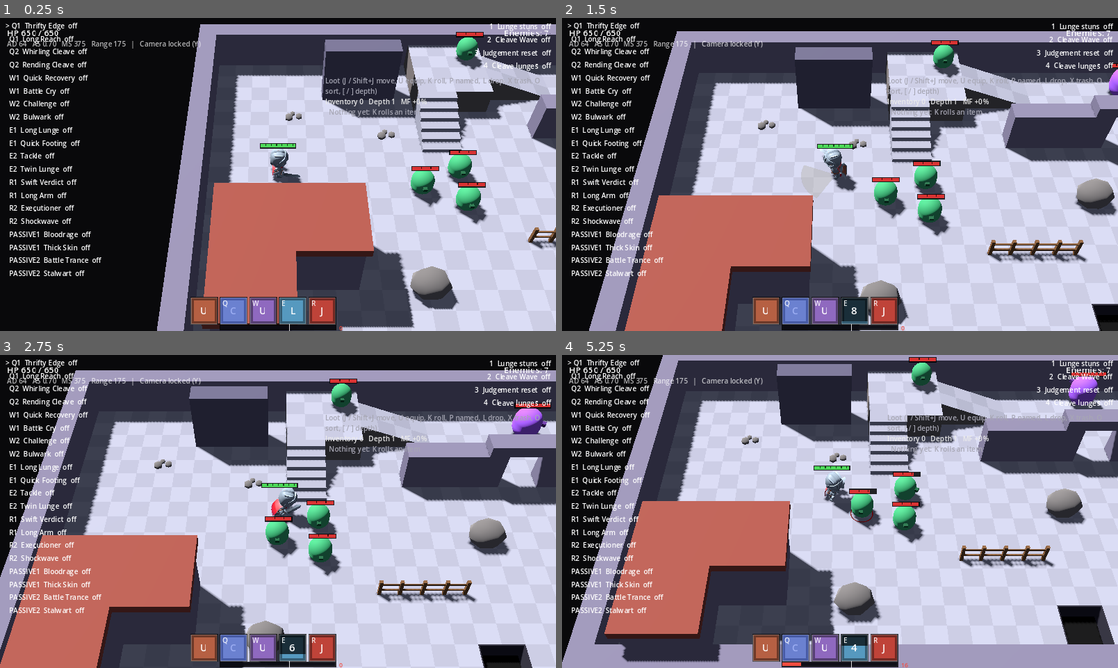
Above: before the commit, frames 1-4 (two rows, left to right).
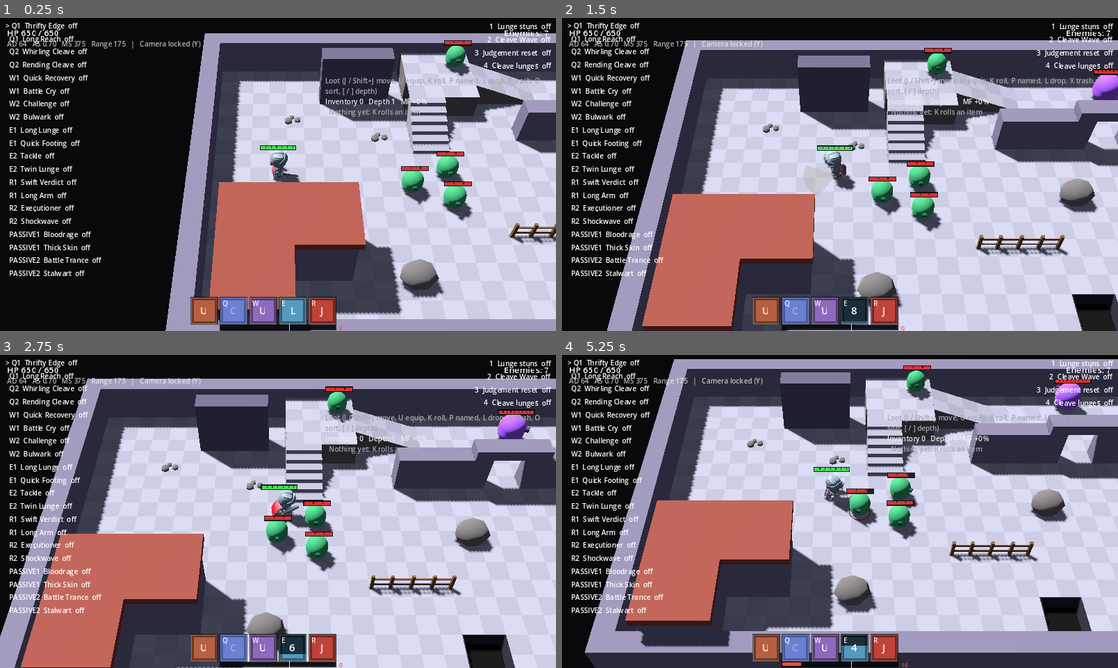
Above: after the commit, the same moments.

Repository: RyanAndrewsJR/uhgame
Game: Godot game, scene res://scenes/sandbox_main_layout.tscn
Two runs of this game, one before a commit and one after it. Both use one fixed random seed, a clock stepped at 60 frames per second and the inputs below. This scene is started directly instead of the project's main scene.
Inputs (mouse positions are in pixels of both pictures, inside the frame that each line leads up to):
- Up to frame 1 (0.25 s): no input
- Up to frame 2 (1.5 s): tap Enter at 0.5 s; move the mouse to (962, 158) at 0.52 s; hold D (move_right) 0.53-1.25 s; tap E (ability_e) at 0.6 s; click (962, 158) at 0.67 s; drag from (728, 190) to (878, 302) at 1.27 s
- Up to frame 3 (2.75 s): move the mouse to (333, 442) at 2.02 s; hold D (move_right) from 2.03 s (still down); tap R (ability_r) at 2.1 s
- Up to frame 4 (5.25 s): release D (move_right) at 2.75 s; drag from (812, 574) to (940, 611) at 2.77 s; move the mouse to (1006, 558) at 3.52 s; hold A (move_left) 3.53-4.25 s; click (1006, 558) at 3.6 s; drag from (673, 464) to (940, 664) at 4.27 s; move the mouse to (867, 511) at 5.02 s; hold S (move_down) from 5.03 s (still down); tap Down (camera_down) at 5.1 s; click (867, 511) at 5.17 s

The runs differ from the first frame. In frame 1, 19% of the frame differs, in the area x 28-100%, y 2-100%; in frame 2, 23%; in frame 3, 24%; in frame 4, 29%, in the area x 0-100%, y 0-100%.

Commit message:
small camera changes (tested enemy AI and drops)

Diff:
--- a/game/data/abilities/knight_e_lunge.tres
+++ b/game/data/abilities/knight_e_lunge.tres
@@ -1,5 +1,6 @@
 [gd_resource type="Resource" format=3 uid="uid://cyup43vj2m6v1"]
 
+[ext_resource type="Script" uid="uid://dqnryfnfjqenh" path="res://scripts/data/ai_use.gd" id="1_1qhhu"]
 [ext_resource type="Script" uid="uid://rmkkourgx2vm" path="res://scripts/data/condition.gd" id="1_iftfj"]
 [ext_resource type="Script" uid="uid://bu056xl0usviw" path="res://scripts/abilities/knight/lunge.gd" id="1_script"]
 [ext_resource type="Curve" path="res://data/curves/curve_dash.tres" id="2_curve"]
--- a/game/data/abilities/knight_e_lunge_return.tres
+++ b/game/data/abilities/knight_e_lunge_return.tres
@@ -1,5 +1,6 @@
-[gd_resource type="Resource" format=3]
+[gd_resource type="Resource" format=3 uid="uid://beumi405351ke"]
 
+[ext_resource type="Script" uid="uid://dqnryfnfjqenh" path="res://scripts/data/ai_use.gd" id="1_1fs43"]
 [ext_resource type="Script" uid="uid://rmkkourgx2vm" path="res://scripts/data/condition.gd" id="1_iftfj"]
 [ext_resource type="Script" uid="uid://bu056xl0usviw" path="res://scripts/abilities/knight/lunge.gd" id="1_script"]
 [ext_resource type="Curve" path="res://data/curves/curve_dash.tres" id="2_curve"]
--- a/game/data/abilities/knight_q_cleave.tres
+++ b/game/data/abilities/knight_q_cleave.tres
@@ -1,5 +1,6 @@
 [gd_resource type="Resource" format=3 uid="uid://b1uvvfn1s1dgo"]
 
+[ext_resource type="Script" uid="uid://dqnryfnfjqenh" path="res://scripts/data/ai_use.gd" id="1_sb0d3"]
 [ext_resource type="Script" uid="uid://8q2dq57tp2r8" path="res://scripts/abilities/knight/cleave.gd" id="1_script"]
 [ext_resource type="Script" uid="uid://b03uhk6wyab30" path="res://scripts/data/status_effect.gd" id="7_bwwd4"]
 [ext_resource type="Script" uid="uid://i3gtfaj3p111" path="res://scripts/data/damage_scaling.gd" id="8_sb0d3"]
--- a/game/data/abilities/knight_q_cleave_wave.tres
+++ b/game/data/abilities/knight_q_cleave_wave.tres
@@ -1,5 +1,6 @@
 [gd_resource type="Resource" format=3 uid="uid://b46uglcydylt1"]
 
+[ext_resource type="Script" uid="uid://dqnryfnfjqenh" path="res://scripts/data/ai_use.gd" id="1_3g44i"]
 [ext_resource type="Script" uid="uid://bb2qyelou27yv" path="res://scripts/abilities/knight/cleave_wave.gd" id="1_script"]
 [ext_resource type="Script" uid="uid://b03uhk6wyab30" path="res://scripts/data/status_effect.gd" id="7_nsmss"]
 [ext_resource type="Script" uid="uid://i3gtfaj3p111" path="res://scripts/data/damage_scaling.gd" id="8_3g44i"]
--- a/game/data/abilities/knight_r_judgement.tres
+++ b/game/data/abilities/knight_r_judgement.tres
@@ -1,5 +1,6 @@
 [gd_resource type="Resource" format=3 uid="uid://dlwftnjvwcsk0"]
 
+[ext_resource type="Script" uid="uid://dqnryfnfjqenh" path="res://scripts/data/ai_use.gd" id="1_rwmyx"]
 [ext_resource type="Script" uid="uid://bak88ay0ax4ie" path="res://scripts/abilities/knight/judgement.gd" id="1_script"]
 [ext_resource type="Script" uid="uid://i3gtfaj3p111" path="res://scripts/data/damage_scaling.gd" id="2_scaling"]
 [ext_resource type="Script" uid="uid://cmf5kh8knu8l7" path="res://scripts/data/charge_scaling.gd" id="3_ln7e1"]
--- a/game/data/abilities/knight_r_judgement_leap.tres
+++ b/game/data/abilities/knight_r_judgement_leap.tres
@@ -1,6 +1,7 @@
-[gd_resource type="Resource" format=3]
+[gd_resource type="Resource" format=3 uid="uid://bubwr6orcxir7"]
 
-[ext_resource type="Script" path="res://scripts/abilities/knight/judgement_leap.gd" id="1_script"]
+[ext_resource type="Script" uid="uid://dqnryfnfjqenh" path="res://scripts/data/ai_use.gd" id="1_5unea"]
+[ext_resource type="Script" uid="uid://n4tucstmb8om" path="res://scripts/abilities/knight/judgement_leap.gd" id="1_script"]
 [ext_resource type="Script" uid="uid://i3gtfaj3p111" path="res://scripts/data/damage_scaling.gd" id="2_scaling"]
 [ext_resource type="Script" uid="uid://cmf5kh8knu8l7" path="res://scripts/data/charge_scaling.gd" id="3_ln7e1"]
 [ext_resource type="Script" uid="uid://b03uhk6wyab30" path="res://scripts/data/status_effect.gd" id="6_rwmyx"]
--- a/game/data/audio_mixes/audio_mix_default.tres
+++ b/game/data/audio_mixes/audio_mix_default.tres
@@ -1,18 +1,8 @@
-[gd_resource type="Resource" script_class="AudioMix" format=3]
+[gd_resource type="Resource" script_class="AudioMix" format=3 uid="uid://ma65vnprc5np"]
 
-[ext_resource type="Script" path="res://scripts/data/audio_mix.gd" id="1_mix"]
+[ext_resource type="Script" uid="uid://va2ly86ggf5b" path="res://scripts/data/audio_mix.gd" id="1_mix"]
 [ext_resource type="Resource" path="res://data/sounds/sound_death_pack_burst.tres" id="2_burst"]
 
 [resource]
 script = ExtResource("1_mix")
-voice_cap = 32
-pause_music_duck_db = -6.0
-pause_low_pass = true
-pause_low_pass_hz = 1200.0
-duck_fade_time = 0.15
 pack_burst_sound = ExtResource("2_burst")
-pack_burst_count = 3
-pack_burst_window = 0.1
-log_size = 256
-debug_lines = 10
-debug_line_time = 3.0
--- a/game/data/augments/augment_sigil_bloodrush.tres
+++ b/game/data/augments/augment_sigil_bloodrush.tres
@@ -1,10 +1,11 @@
-[gd_resource type="Resource" script_class="AbilityAugment" format=3]
+[gd_resource type="Resource" script_class="AbilityAugment" format=3 uid="uid://4if5jnlaq6gi"]
 
-[ext_resource type="Script" path="res://scripts/data/ability_augment.gd" id="1_augment"]
-[ext_resource type="Script" path="res://scripts/data/reaction_rule.gd" id="2_rule"]
-[ext_resource type="Script" path="res://scripts/data/apply_status_gameplay_effect.gd" id="3_status"]
-[ext_resource type="Script" path="res://scripts/data/gameplay_effect.gd" id="4_effect"]
-[ext_resource type="Resource" path="res://data/statuses/status_bloodrush.tres" id="5_bloodrush"]
+[ext_resource type="Script" uid="uid://wnhx8l8oou7k" path="res://scripts/data/ability_augment.gd" id="1_augment"]
+[ext_resource type="Script" uid="uid://rmkkourgx2vm" path="res://scripts/data/condition.gd" id="2_h1qrs"]
+[ext_resource type="Script" uid="uid://4jx6fbr85xri" path="res://scripts/data/reaction_rule.gd" id="2_rule"]
+[ext_resource type="Script" uid="uid://dmrsclaw152j6" path="res://scripts/data/apply_status_gameplay_effect.gd" id="3_status"]
+[ext_resource type="Script" uid="uid://bnt28s0u3qkaw" path="res://scripts/data/gameplay_effect.gd" id="4_effect"]
+[ext_resource type="Resource" uid="uid://c4t22u6dkcmrd" path="res://data/statuses/status_bloodrush.tres" id="5_bloodrush"]
 
 [sub_resource type="Resource" id="rush"]
 script = ExtResource("3_status")
--- a/game/data/augments/augment_sigil_expose.tres
+++ b/game/data/augments/augment_sigil_expose.tres
@@ -1,10 +1,11 @@
-[gd_resource type="Resource" script_class="AbilityAugment" format=3]
+[gd_resource type="Resource" script_class="AbilityAugment" format=3 uid="uid://ddwyruqxv1l3u"]
 
-[ext_resource type="Script" path="res://scripts/data/ability_augment.gd" id="1_augment"]
-[ext_resource type="Script" path="res://scripts/data/reaction_rule.gd" id="2_rule"]
-[ext_resource type="Script" path="res://scripts/data/apply_status_gameplay_effect.gd" id="3_status"]
-[ext_resource type="Script" path="res://scripts/data/gameplay_effect.gd" id="4_effect"]
-[ext_resource type="Resource" path="res://data/statuses/status_exposed.tres" id="5_exposed"]
+[ext_resource type="Script" uid="uid://wnhx8l8oou7k" path="res://scripts/data/ability_augment.gd" id="1_augment"]
+[ext_resource type="Script" uid="uid://rmkkourgx2vm" path="res://scripts/data/condition.gd" id="2_5n6x8"]
+[ext_resource type="Script" uid="uid://4jx6fbr85xri" path="res://scripts/data/reaction_rule.gd" id="2_rule"]
+[ext_resource type="Script" uid="uid://dmrsclaw152j6" path="res://scripts/data/apply_status_gameplay_effect.gd" id="3_status"]
+[ext_resource type="Script" uid="uid://bnt28s0u3qkaw" path="res://scripts/data/gameplay_effect.gd" id="4_effect"]
+[ext_resource type="Resource" uid="uid://bv33ssagrnm3o" path="res://data/statuses/status_exposed.tres" id="5_exposed"]
 
 [sub_resource type="Resource" id="expose"]
 script = ExtResource("3_status")
--- a/game/data/augments/augment_sigil_storm_strike.tres
+++ b/game/data/augments/augment_sigil_storm_strike.tres
@@ -1,9 +1,10 @@
-[gd_resource type="Resource" script_class="AbilityAugment" format=3]
+[gd_resource type="Resource" script_class="AbilityAugment" format=3 uid="uid://dp3hbknyqksuh"]
 
-[ext_resource type="Script" path="res://scripts/data/ability_augment.gd" id="1_augment"]
-[ext_resource type="Script" path="res://scripts/data/reaction_rule.gd" id="2_rule"]
-[ext_resource type="Script" path="res://scripts/data/deal_damage_gameplay_effect.gd" id="3_damage"]
-[ext_resource type="Script" path="res://scripts/data/gameplay_effect.gd" id="4_effect"]
+[ext_resource type="Script" uid="uid://wnhx8l8oou7k" path="res://scripts/data/ability_augment.gd" id="1_augment"]
+[ext_resource type="Script" uid="uid://rmkkourgx2vm" path="res://scripts/data/condition.gd" id="2_qxyfe"]
+[ext_resource type="Script" uid="uid://4jx6fbr85xri" path="res://scripts/data/reaction_rule.gd" id="2_rule"]
+[ext_resource type="Script" uid="uid://ih85im21qmcl" path="res://scripts/data/deal_damage_gameplay_effect.gd" id="3_damage"]
+[ext_resource type="Script" uid="uid://bnt28s0u3qkaw" path="res://scripts/data/gameplay_effect.gd" id="4_effect"]
 
 [sub_resource type="Resource" id="lightning"]
 script = ExtResource("3_damage")
@@ -14,7 +15,6 @@
 [sub_resource type="Resource" id="on_hit"]
 script = ExtResource("2_rule")
 id = &"sigil_storm_strike"
-trigger = 1
 chance = 0.15
 effects = Array[ExtResource("4_effect")]([SubResource("lightning")])
 chain_limit = 2
--- a/game/data/camera_looks/camera_look_default.tres
+++ b/game/data/camera_looks/camera_look_default.tres
@@ -5,3 +5,4 @@
 
 [resource]
 script = ExtResource("1_look")
+visible_width_m = 30.0
--- a/game/data/enemies/enemy_slime_elite.tres
+++ b/game/data/enemies/enemy_slime_elite.tres
@@ -1,9 +1,9 @@
-[gd_resource type="Resource" script_class="EnemyData" format=3]
+[gd_resource type="Resource" script_class="EnemyData" format=3 uid="uid://wd72b5ji5375"]
 
-[ext_resource type="Script" path="res://scripts/data/enemy_ability_slot.gd" id="1_wtxja"]
+[ext_resource type="Script" uid="uid://bgwd8lmpkp36g" path="res://scripts/data/enemy_ability_slot.gd" id="1_wtxja"]
 [ext_resource type="Resource" path="res://data/abilities/slime_elite_q_slam.tres" id="2_apfph"]
 [ext_resource type="Resource" path="res://data/enemy_behaviors/enemy_behavior_brute.tres" id="3_hxwqn"]
-[ext_resource type="Script" path="res://scripts/data/enemy_data.gd" id="4_bbqio"]
+[ext_resource type="Script" uid="uid://cguop83exi7gy" path="res://scripts/data/enemy_data.gd" id="4_bbqio"]
 [ext_resource type="Resource" path="res://data/units/slime_elite.tres" id="5_ydf3l"]
 
 [sub_resource type="Resource" id="Resource_6yaba"]
--- a/game/data/enemies/enemy_test_brute.tres
+++ b/game/data/enemies/enemy_test_brute.tres
@@ -1,9 +1,9 @@
-[gd_resource type="Resource" script_class="EnemyData" format=3]
+[gd_resource type="Resource" script_class="EnemyData" format=3 uid="uid://dsntxqrtj4hri"]
 
-[ext_resource type="Script" path="res://scripts/data/enemy_ability_slot.gd" id="1_k4115"]
+[ext_resource type="Script" uid="uid://bgwd8lmpkp36g" path="res://scripts/data/enemy_ability_slot.gd" id="1_k4115"]
 [ext_resource type="Resource" path="res://data/abilities/test_brute_q_smash.tres" id="2_x3odr"]
 [ext_resource type="Resource" path="res://data/enemy_behaviors/enemy_behavior_brute.tres" id="3_o8fod"]
-[ext_resource type="Script" path="res://scripts/data/enemy_data.gd" id="4_p5ogv"]
+[ext_resource type="Script" uid="uid://cguop83exi7gy" path="res://scripts/data/enemy_data.gd" id="4_p5ogv"]
 [ext_resource type="Resource" path="res://data/units/test_brute.tres" id="5_6ospw"]
 
 [sub_resource type="Resource" id="Resource_4a4ds"]
--- a/game/data/item_bases/item_base_leather_boots.tres
+++ b/game/data/item_bases/item_base_leather_boots.tres
@@ -1,7 +1,7 @@
-[gd_resource type="Resource" script_class="ItemBase" format=3]
+[gd_resource type="Resource" script_class="ItemBase" format=3 uid="uid://dhk1x2f8rfqge"]
 
-[ext_resource type="Script" path="res://scripts/data/item_base.gd" id="1_base"]
-[ext_resource type="Script" path="res://scripts/data/stat_modifier.gd" id="2_mod"]
+[ext_resource type="Script" uid="uid://hi6uneq7sx81" path="res://scripts/data/item_base.gd" id="1_base"]
+[ext_resource type="Script" uid="uid://cvwv2nrsbyrah" path="res://scripts/data/stat_modifier.gd" id="2_mod"]
 
 [sub_resource type="Resource" id="implicit"]
 script = ExtResource("2_mod")
--- a/game/data/item_bases/item_base_leather_gloves.tres
+++ b/game/data/item_bases/item_base_leather_gloves.tres
@@ -1,7 +1,7 @@
-[gd_resource type="Resource" script_class="ItemBase" format=3]
+[gd_resource type="Resource" script_class="ItemBase" format=3 uid="uid://xu2s8xn52rhx"]
 
-[ext_resource type="Script" path="res://scripts/data/item_base.gd" id="1_base"]
-[ext_resource type="Script" path="res://scripts/data/stat_modifier.gd" id="2_mod"]
+[ext_resource type="Script" uid="uid://hi6uneq7sx81" path="res://scripts/data/item_base.gd" id="1_base"]
+[ext_resource type="Script" uid="uid://cvwv2nrsbyrah" path="res://scripts/data/stat_modifier.gd" id="2_mod"]
 
 [sub_resource type="Resource" id="implicit"]
 script = ExtResource("2_mod")
--- a/game/data/item_bases/item_base_longsword.tres
+++ b/game/data/item_bases/item_base_longsword.tres
@@ -1,7 +1,7 @@
-[gd_resource type="Resource" script_class="ItemBase" format=3]
+[gd_resource type="Resource" script_class="ItemBase" format=3 uid="uid://daw5dh7ymjcb5"]
 
-[ext_resource type="Script" path="res://scripts/data/item_base.gd" id="1_base"]
-[ext_resource type="Script" path="res://scripts/data/stat_modifier.gd" id="2_mod"]
+[ext_resource type="Script" uid="uid://hi6uneq7sx81" path="res://scripts/data/item_base.gd" id="1_base"]
+[ext_resource type="Script" uid="uid://cvwv2nrsbyrah" path="res://scripts/data/stat_modifier.gd" id="2_mod"]
 
 [sub_resource type="Resource" id="implicit"]
 script = ExtResource("2_mod")
--- a/game/data/item_bases/item_base_mail_hauberk.tres
+++ b/game/data/item_bases/item_base_mail_hauberk.tres
@@ -1,7 +1,7 @@
-[gd_resource type="Resource" script_class="ItemBase" format=3]
+[gd_resource type="Resource" script_class="ItemBase" format=3 uid="uid://5cbq64xubuqe"]
 
-[ext_resource type="Script" path="res://scripts/data/item_base.gd" id="1_base"]
-[ext_resource type="Script" path="res://scripts/data/stat_modifier.gd" id="2_mod"]
+[ext_resource type="Script" uid="uid://hi6uneq7sx81" path="res://scripts/data/item_base.gd" id="1_base"]
+[ext_resource type="Script" uid="uid://cvwv2nrsbyrah" path="res://scripts/data/stat_modifier.gd" id="2_mod"]
 
 [sub_resource type="Resource" id="implicit"]
 script = ExtResource("2_mod")
--- a/game/data/items/item_knight_chains_of_judgement.tres
+++ b/game/data/items/item_knight_chains_of_judgement.tres
@@ -1,9 +1,9 @@
-[gd_resource type="Resource" script_class="NamedItem" format=3]
+[gd_resource type="Resource" script_class="NamedItem" format=3 uid="uid://cwybifmccl4kq"]
 
-[ext_resource type="Script" path="res://scripts/data/named_item.gd" id="1_named"]
-[ext_resource type="Script" path="res://scripts/data/affix.gd" id="2_affix"]
-[ext_resource type="Script" path="res://scripts/data/stat_modifier.gd" id="3_modifier"]
-[ext_resource type="Resource" path="res://data/item_bases/item_base_leather_gloves.tres" id="4_base"]
+[ext_resource type="Script" uid="uid://p26v7iodp8m8" path="res://scripts/data/named_item.gd" id="1_named"]
+[ext_resource type="Script" uid="uid://bcl2a6fx4strt" path="res://scripts/data/affix.gd" id="2_affix"]
+[ext_resource type="Script" uid="uid://cvwv2nrsbyrah" path="res://scripts/data/stat_modifier.gd" id="3_modifier"]
+[ext_resource type="Resource" uid="uid://xu2s8xn52rhx" path="res://data/item_bases/item_base_leather_gloves.tres" id="4_base"]
 [ext_resource type="Resource" path="res://data/affixes/affix_attack_damage.tres" id="5_affix"]
 [ext_resource type="Resource" path="res://data/affixes/affix_attack_speed.tres" id="6_affix"]
 [ext_resource type="Resource" path="res://data/affixes/affix_crit_damage.tres" id="7_affix"]
@@ -20,7 +20,6 @@
 script = ExtResource("1_named")
 id = &"knight_chains_of_judgement"
 display_name = "Chains of Judgement"
-rarity = 5
 champion_id = &"knight"
 base = ExtResource("4_base")
 affixes = Array[ExtResource("2_affix")]([ExtResource("5_affix"), ExtResource("6_affix"), ExtResource("7_affix")])
--- a/game/data/statuses/status_bloodrush.tres
+++ b/game/data/statuses/status_bloodrush.tres
@@ -1,7 +1,7 @@
-[gd_resource type="Resource" script_class="StatusEffect" format=3]
+[gd_resource type="Resource" script_class="StatusEffect" format=3 uid="uid://c4t22u6dkcmrd"]
 
-[ext_resource type="Script" path="res://scripts/data/status_effect.gd" id="1_status"]
-[ext_resource type="Script" path="res://scripts/data/stat_modifier.gd" id="2_modifier"]
+[ext_resource type="Script" uid="uid://b03uhk6wyab30" path="res://scripts/data/status_effect.gd" id="1_status"]
+[ext_resource type="Script" uid="uid://cvwv2nrsbyrah" path="res://scripts/data/stat_modifier.gd" id="2_modifier"]
 [ext_resource type="Resource" path="res://data/sounds/sound_status_haste_apply.tres" id="3_apply_sound"]
 
 [sub_resource type="Resource" id="bloodrush_move_speed"]
--- a/game/data/statuses/status_exposed.tres
+++ b/game/data/statuses/status_exposed.tres
@@ -1,7 +1,7 @@
-[gd_resource type="Resource" script_class="StatusEffect" format=3]
+[gd_resource type="Resource" script_class="StatusEffect" format=3 uid="uid://bv33ssagrnm3o"]
 
-[ext_resource type="Script" path="res://scripts/data/status_effect.gd" id="1_status"]
-[ext_resource type="Script" path="res://scripts/data/stat_modifier.gd" id="2_modifier"]
+[ext_resource type="Script" uid="uid://b03uhk6wyab30" path="res://scripts/data/status_effect.gd" id="1_status"]
+[ext_resource type="Script" uid="uid://cvwv2nrsbyrah" path="res://scripts/data/stat_modifier.gd" id="2_modifier"]
 
 [sub_resource type="Resource" id="exposed_incoming_damage"]
 script = ExtResource("2_modifier")
--- a/game/scenes/rooms/sandbox_3d.tscn
+++ b/game/scenes/rooms/sandbox_3d.tscn
@@ -1,6 +1,6 @@
-[gd_scene format=3]
-
-[ext_resource type="Script" path="res://scripts/rooms/room_layout.gd" id="1_0el4y"]
+[gd_scene format=3 uid="uid://8hrjvv5su5qd"]
+
+[ext_resource type="Script" uid="uid://3142o86iuwvf" path="res://scripts/rooms/room_layout.gd" id="1_0el4y"]
 [ext_resource type="PackedScene" path="res://scenes/rooms/assets/lighting_default.tscn" id="2_b1h3d"]
 [ext_resource type="PackedScene" path="res://scenes/rooms/assets/floor_4x4.tscn" id="3_r2xcw"]
 [ext_resource type="PackedScene" path="res://scenes/rooms/assets/floor_2x2.tscn" id="4_4pfmp"]
@@ -425,8 +425,8 @@
 [node name="SandboxTalents" type="Node" parent="." unique_id=1278714251]
 script = ExtResource("30_f16o5")
 
-[node name="SandboxLoot" type="Node" parent="."]
+[node name="SandboxLoot" type="Node" parent="." unique_id=245840032]
 script = ExtResource("31_loot")
 
-[node name="SandboxBrains" type="Node" parent="."]
+[node name="SandboxBrains" type="Node" parent="." unique_id=487627299]
 script = ExtResource("32_brains")
Not shown: 1 places in game/data/abilities/knight_e_lunge_return.tres that only renumber resources
Not shown: 1 places in game/data/abilities/knight_r_judgement_leap.tres that only renumber resources
Not shown: 1 places in game/data/champions/knight.tres that only renumber resources
Not shown: 1 places in game/scenes/rooms/sandbox_3d.tscn that only renumber resources
Not shown, changed: CLAUDE.md
Not shown, changed: docs/CHANGELOG.md
Not shown, changed: docs/DECISIONS.md
Not shown, changed: docs/ENEMIES_AI.md
